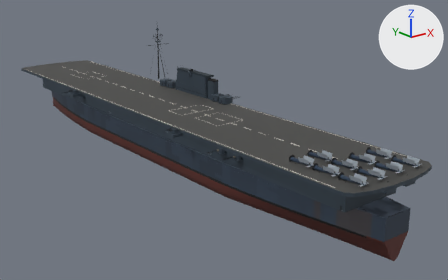
Renders of the glTF model assets/models/essex.glb from each side of a commit.
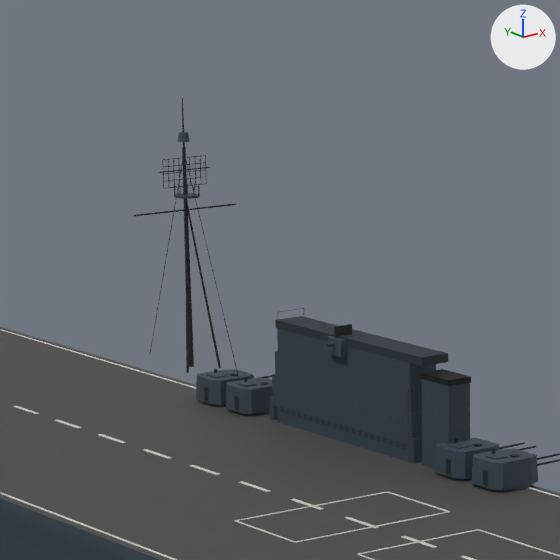
Old and new are each drawn whole from a camera (50 mm lens) standing at (-157.8, -240.8, 90.5) and looking at (17.2, -22.1, 3.0) and again close up on the part from 26% to 53% of the width and 0% to 43% of the height. Lighting does not change. The marker at upper right points along +X, +Y and +Z. The first two pictures are the older version. Where no turn or scale is listed for an object, it has been applied to the vertices. Vertices at exactly the same position are counted once.

In view in the first close-up: 'Hull', 'Mount51', 'Mount52', 'Mount53', 'Mount54' and 1 more.
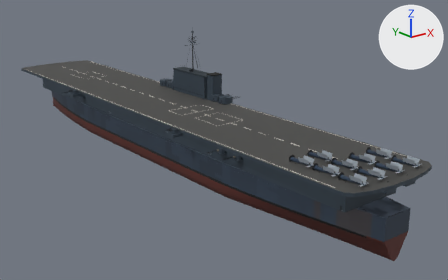
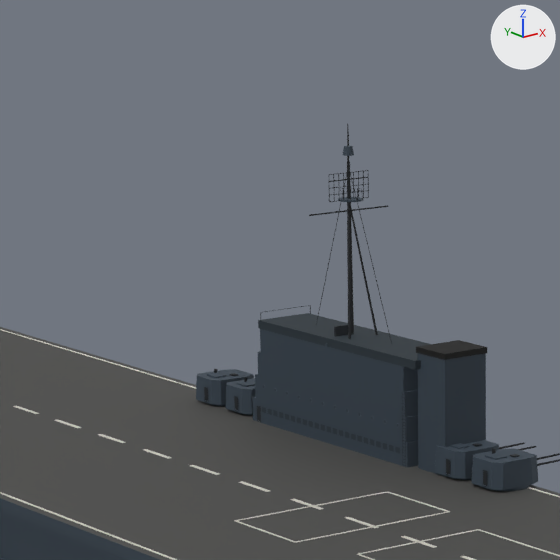
Boxes [x1, y1, x2, y2] around the edits, measured in the close-ups (560 x 560 px):
'Hull', reshaped: before [0, 98, 560, 560]; after [0, 123, 560, 560]
part 1 of me_hull, rebuilt (40% wider, 37% taller): before [421, 379, 470, 469]; after [417, 353, 486, 477]
part 2 of me_hull, deleted: before [134, 98, 471, 462]
part 3 of me_hull, built on: before [269, 316, 448, 464]; after [252, 123, 487, 468]

What changed in the scene script:
```text
Change me_hull:
    used by ob_hull; location = (0.0, 0.0, 0.0)
    remove me_hull.from_pydata(...)  # 16245 vertices, 22662 faces; spans x -26.0..23.0, y -134.0..133.0, z -8.0..57.0
    add me_hull.from_pydata(...)  # 16265 vertices, 22678 faces; spans x -26.0..25.0, y -134.0..133.0, z -8.0..53.0
    me_hull part 1: the loose piece of 9 vertices spanning x 19.0..21.0, y -12.0..-8.0, z 20.0..29.0 is rebuilt with 9 vertices and now spans x 17.0..23.0, y -14.0..-9.0, z 20.0..32.0
    me_hull part 2: 80 loose pieces with 612 vertices, spanning x -6.0..22.0, y -13.0..18.0, z 20.0..57.0, are deleted
    me_hull part 3: 11 vertices moved within x -25.0..14.0, y -51.0..-38.0, z 10.0..19.0; 40 vertices removed from x 18.0..22.0, y -8.0..19.0, z 20.0..31.0; 672 vertices added at x 15.0..25.0, y -14.0..20.0, z 20.0..53.0
    other edits to the shape of me_hull do not show in these pictures
```
